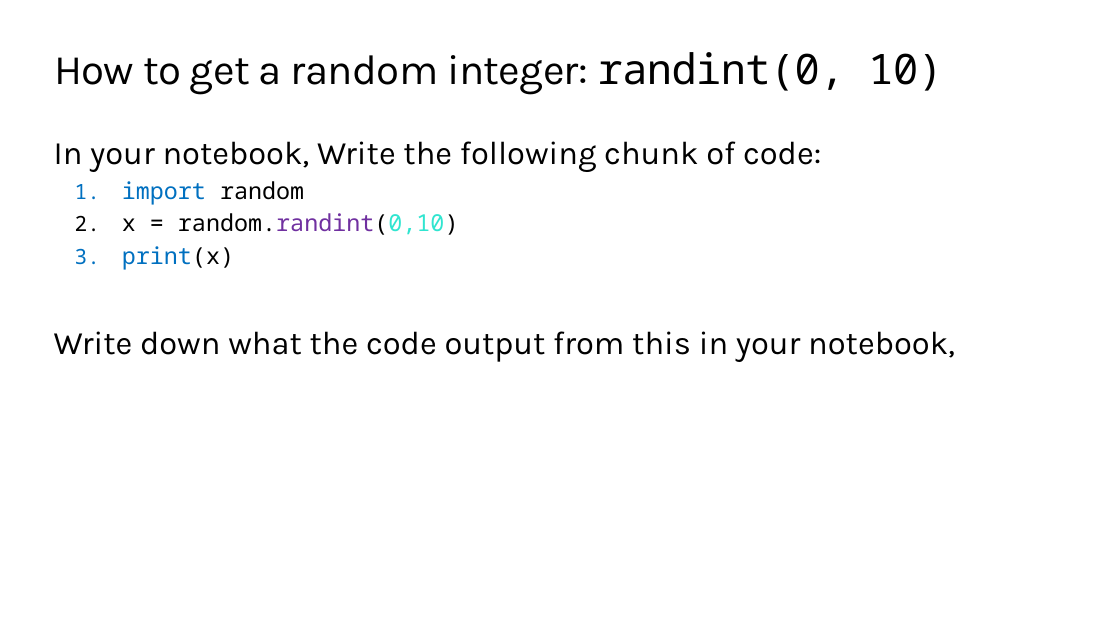
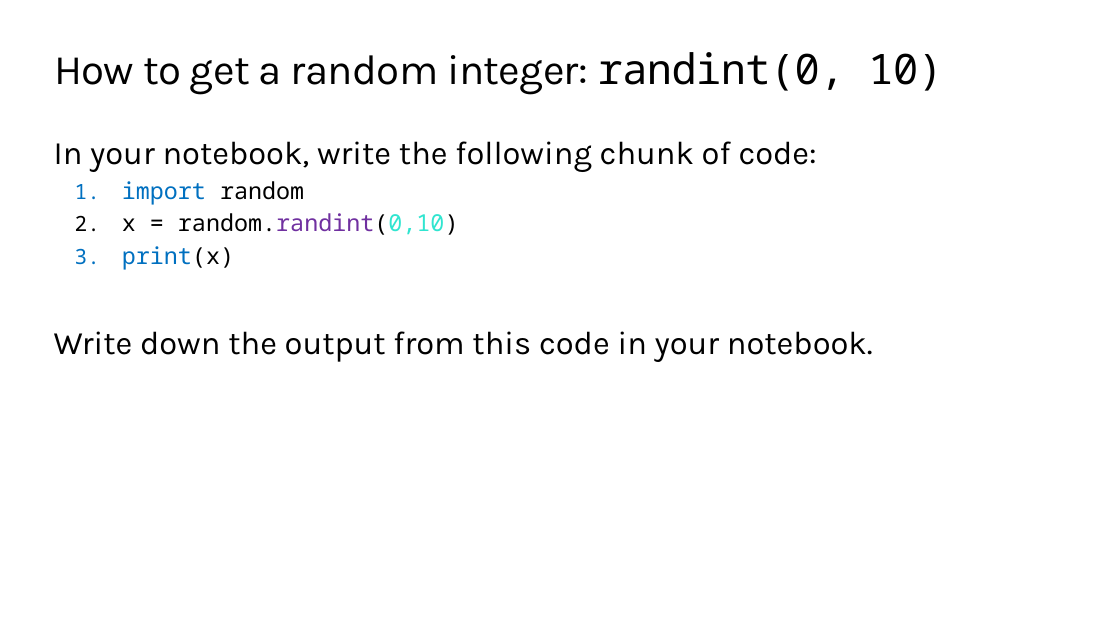
Before and after one commit to TEALSK12/2nd-semester-introduction-to-computer-science, a slide deck: slide 11 of units/2_unit/slidedecks/Intro Python 2.01 TEALS.pptx (slide 12 before the commit). Drawn at 1120x630 pixels with LibreOffice and Linux fonts; fonts in the diff are those of the drawing; background and template pictures are left out. Boxes give left, top, right and bottom in pixels: in the first picture for what was removed or moved away, otherwise in the second. Text is boxed around its words. In the diff, an @@ line names an element or a change of style, - is before the commit and + after.

```diff
--- a/units/2_unit/slidedecks/Intro Python 2.01 TEALS.pptx
+++ b/units/2_unit/slidedecks/Intro Python 2.01 TEALS.pptx
@@ text at (x1=54, y1=141, x2=817, y2=172): text changed @@
-In your notebook, Write the following chunk of code:
+In your notebook, write the following chunk of code:
@@ text at (x1=54, y1=331, x2=873, y2=362): text changed @@
-Write down what the code output from this in your notebook,
+Write down the output from this code in your notebook.
```
Also in this commit, not shown: 9 other slides changed, 1 other file.
